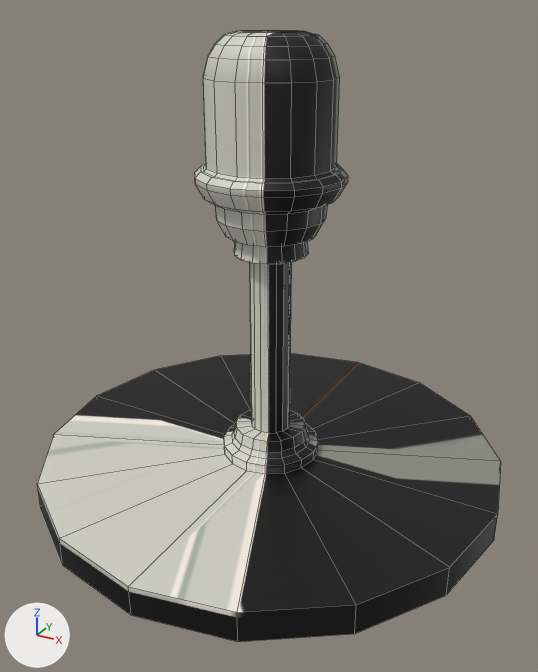
Renders of the FBX model Assets/Meshes/Objects/thingie.fbx from each side of a commit.
Both versions are drawn from a camera (50 mm lens) standing at (1.37, -2.5, 1.85) and looking at (0.04, -0.09, 0.65). Every picture has the same lights, and +X, +Y and +Z are marked at lower left. Mesh edges are drawn as thin lines. Where no turn or scale is listed for an object, it has been applied to the vertices.

In view in the first picture: 'thingie'.
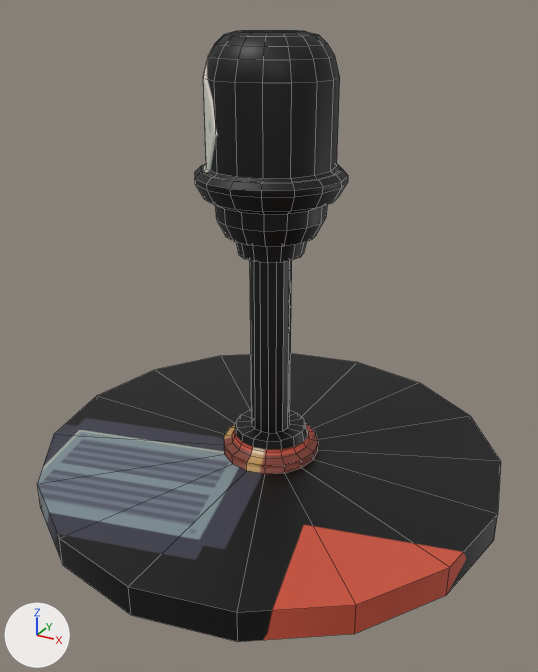
Changed parts and their boxes (x1, y1, x2, y2) in the pictures (538 x 672 px; the box of a moved part takes in the faces that stretch with it):
```json
{"part": 1, "of": "me_mesh", "change": "moved or reshaped", "before": [234, 242, 308, 264], "after": [236, 242, 306, 262]}
{"part": 2, "of": "me_mesh", "change": "surface changed", "before": [37, 30, 501, 640], "after": [37, 30, 501, 640]}
```

Edits to the scene script, one JSON object a line:
```json
{"block": "me_mesh", "where": "# used by ob_thingie; location = (0.0, 0.0, 0.0)"}
{"op": "remove", "block": "me_mesh", "code": "me_mesh.from_pydata(...)  # 402 vertices, 416 faces; spans x -1.0..1.0, y -1.0..1.0, z -0.06..1.78"}
{"op": "add", "block": "me_mesh", "code": "me_mesh.from_pydata(...)  # 401 vertices, 400 faces; spans x -1.0..1.0, y -1.0..1.0, z -0.06..1.78"}
{"block": "me_mesh", "change": "me_mesh part 1"}
{"block": "me_mesh", "change": "28 vertices move within x -0.15..0.15, y -0.15..0.15, z 0.97..1.04"}
{"block": "me_mesh", "change": "me_mesh part 2: 400 kept faces spanning x -1.0..1.0, y -1.0..1.0, z -0.06..1.78 get new texture (UV) coordinates"}
```
